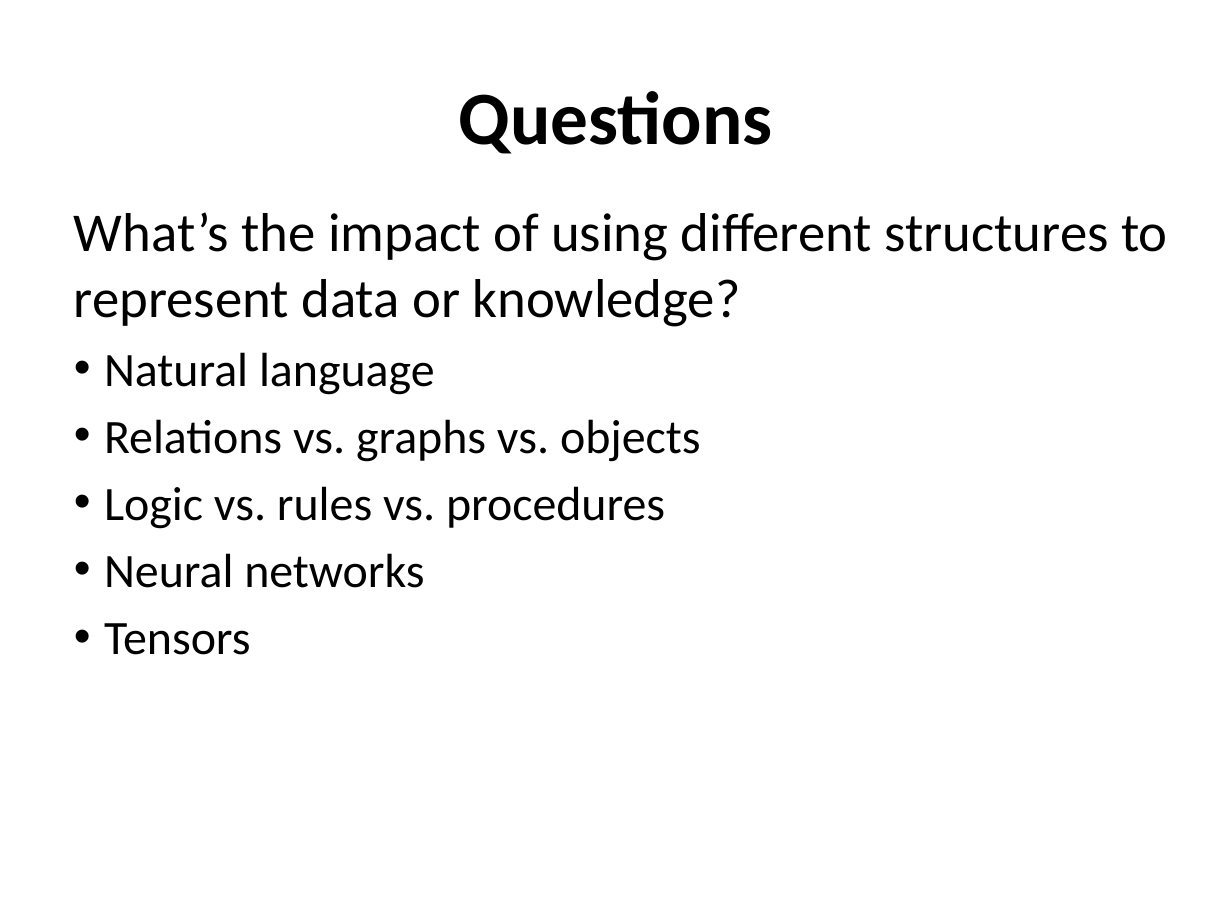
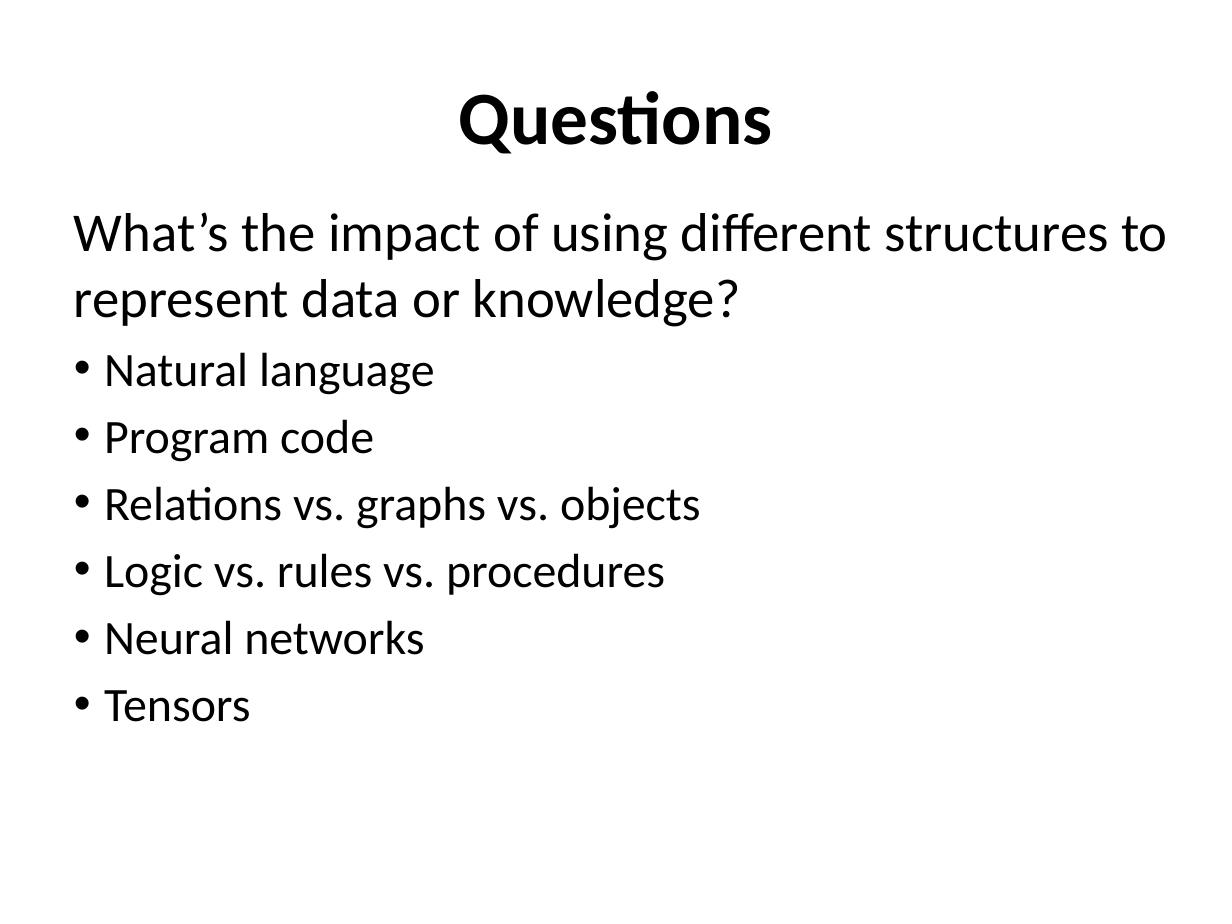
Before and after one commit to UMBC-CMSC-491-691-F19-Knowledge-Graphs/class_material, a slide deck: slide 5 of notes/01_introduction/01c_technologies.pptx. Drawn at 1232x924 pixels with LibreOffice and Linux fonts; fonts in the diff are those of the drawing. Boxes give left, top, right and bottom in pixels: in the first picture for what was removed or moved away, otherwise in the second. Text is boxed around its words. In the diff, an @@ line names an element or a change of style, - is before the commit and + after.

```diff
--- a/notes/01_introduction/01c_technologies.pptx
+++ b/notes/01_introduction/01c_technologies.pptx
@@ text at (x1=104, y1=419, x2=374, y2=462): paragraph added @@
+• Program code
```
Also in this commit, not shown: 13 other slides changed, 1 slide added, 1 other file.
